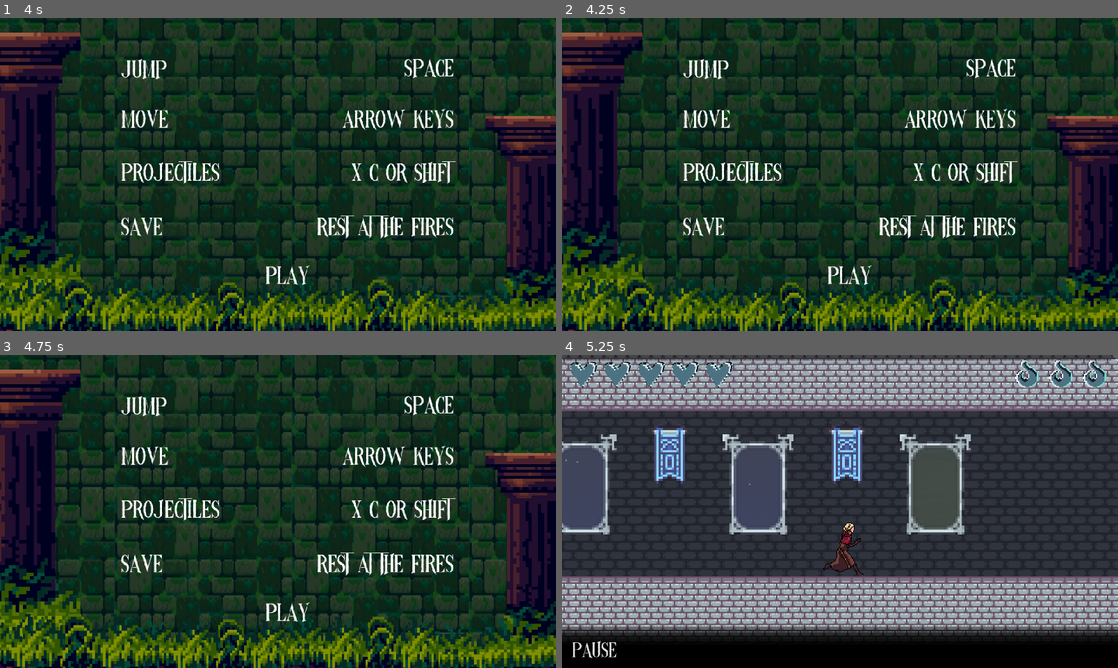
Above: before the commit, frames 1-4 (two rows, left to right).
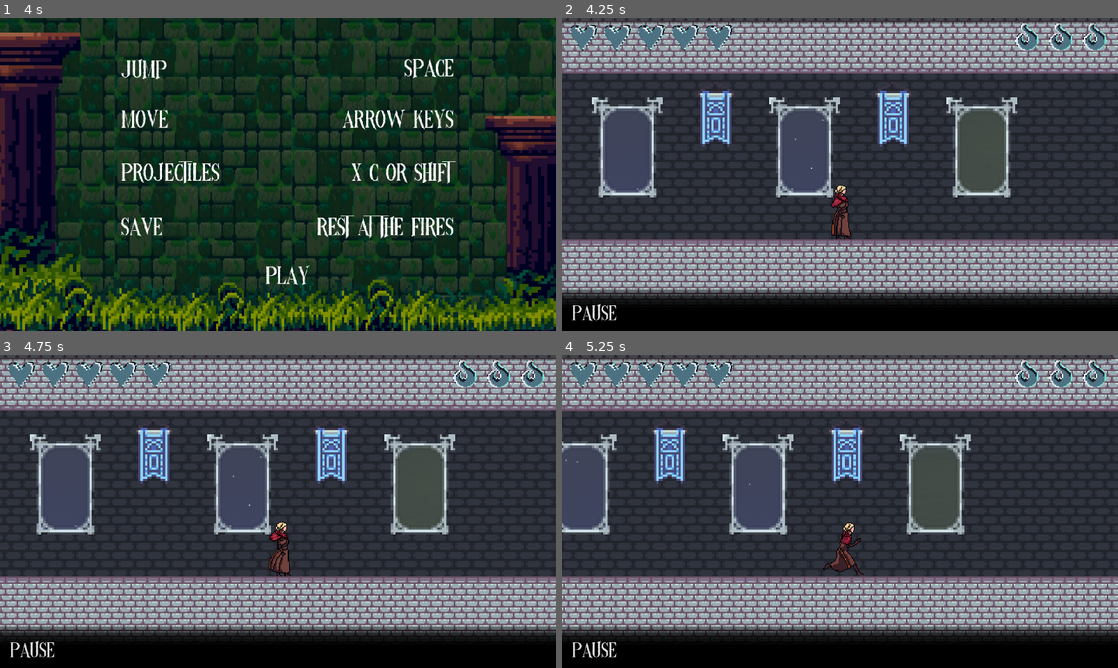
Above: after the commit, the same moments.

Repository: jnbaum/wraithlight
Game: Godot game, scene res://Levels/control.tscn
The game is run twice, just before and just after one commit, with the same random seed, the same clock (stepped at 60 frames per second) and the same inputs.
Inputs (mouse positions are in pixels of both pictures, inside the frame that each line leads up to):
- Up to frame 1 (4 s): click "Start" at 0.5 s; click "Start" at 1.25 s; click "Next" at 2 s; click "Next" at 2.75 s; click "Play" at 3.5 s
- Up to frame 2 (4.25 s): no input
- Up to frame 3 (4.75 s): click (289, 621) at 4.25 s, where only the run before the commit has a clickable "Play"
- Up to frame 4 (5.25 s): hold D (move_right) from 5.03 s (still down); tap E (melee) at 5.1 s

Frame 1 is identical in both runs. In frame 2, 88% of the frame differs, in the area x 0-100%, y 0-100%; in frame 3, 88%; in frame 4, nothing differs.

Commit message:
Shortened delay at start

Diff:
--- a/Levels/control.gd
+++ b/Levels/control.gd
@@ -56,7 +56,7 @@
 
 func _on_play_2_pressed() -> void:
 	$ClickSound.play()
-	await get_tree().create_timer(1.25).timeout
+	await get_tree().create_timer(0.45).timeout
 	$FirstOpen.visible = false
 	$Story.visible = false
 	get_tree().change_scene_to_file("res://Levels/level.tscn")
